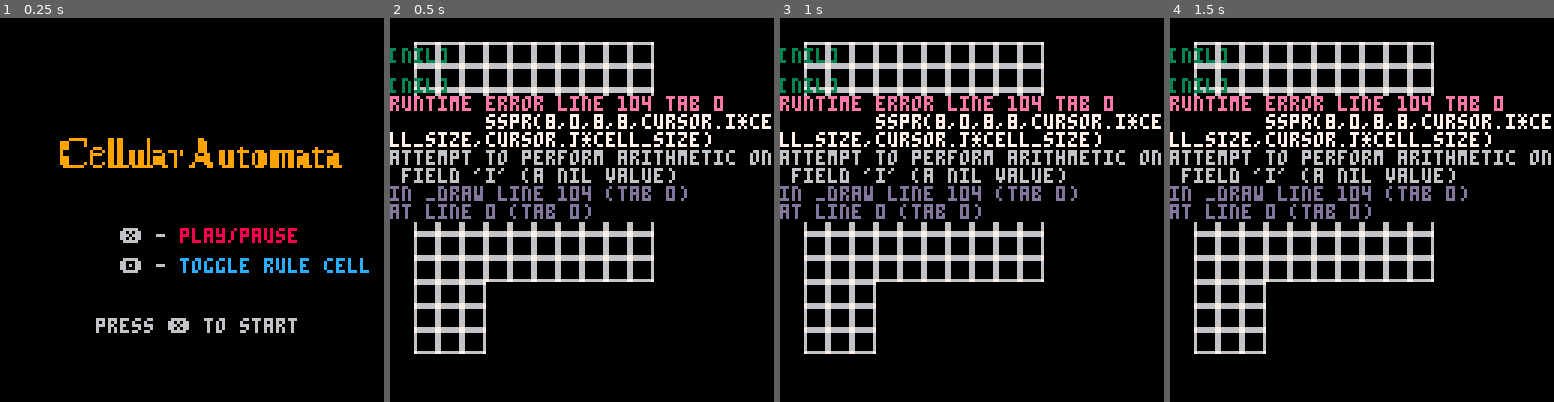
Above: before the commit, frames 1-4 (left to right).
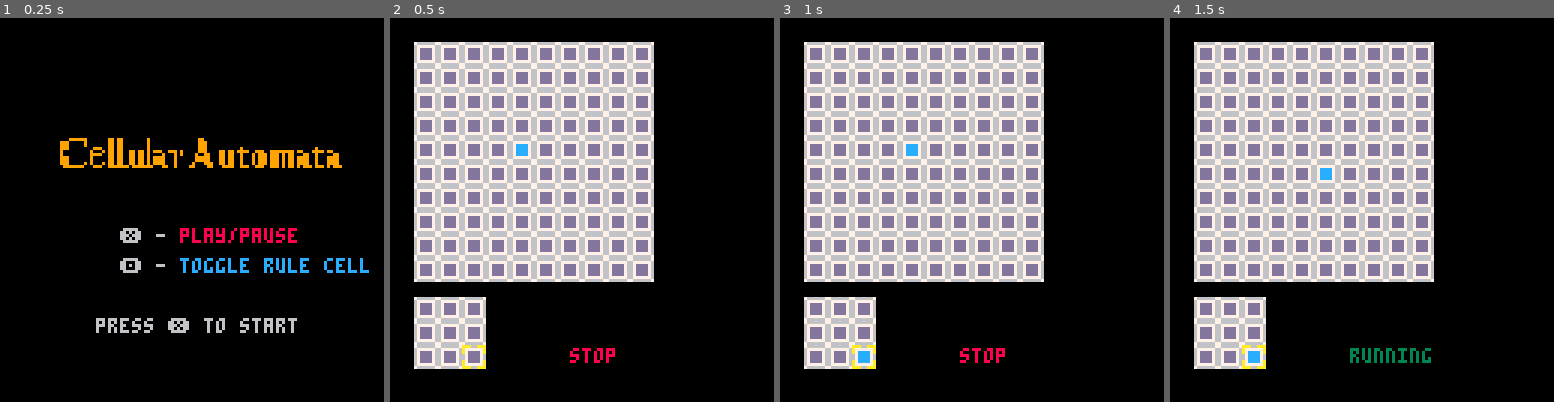
Above: after the commit, the same moments.

Repository: Fraser-Greenlee/pico-8
Game: PICO-8 cartridge cellular automata.p8
The game is run twice, just before and just after one commit, with the same random seed, the same clock (stepped at 60 frames per second) and the same inputs.
Inputs:
- Up to frame 1 (0.25 s): no input
- Up to frame 2 (0.5 s): tap X (X key) at 0.33 s
- Up to frame 3 (1 s): tap O (Z key) at 0.7 s
- Up to frame 4 (1.5 s): tap X (X key) at 1.07 s

Frame 1 is identical in both runs. In frame 2, 36% of the frame differs, in the area x 0-100%, y 7-92%; in frame 3, 36%; in frame 4, 36%.
Error before the commit: runtime error line 104 tab 0; sspr(8,0,8,8,cursor.i*cell_size,cursor.j*cell_size); attempt to perform arithmetic on field 'i' (a nil value)

Commit message:
basic patterns working

Diff:
--- a/cellular automata.p8
+++ b/cellular automata.p8
@@ -24,32 +24,26 @@
 
 update_time=0
 grid_is_running = false
-grid_is_paused = false
-frames_per_grid_update=1
+frames_per_grid_update=15
 state_grid_size=10
 state_grid=empty_grid(state_grid_size)
--- make starting level state
-state_grid[5][5]=1
---
 new_state_grid={}
 rule_grid_config = {
     size=3,
     x=0,y=10
 }
 rule_grid=empty_grid(rule_grid_config.size)
+assert(#rule_grid%2==1) --rule grid must have an odd number length
+rule_grid_mid_cell=(#rule_grid+1)/2
 cell_size=8
 cursor={i=0,j=0}
 
 function draw_grid(grid, x_offset, y_offset)
     for i=1,#grid do
         for j=1,#grid[0] do
-            if grid[i][j]==0 then --none
-                spr(4,i*cell_size+x_offset,j*cell_size+y_offset)
-            elseif state_grid[i][j]%2==0 then --recent state
-                state_grid[i][j]=0
+            if grid[i][j]==0 then --inactive state
                 spr(2,i*cell_size+x_offset,j*cell_size+y_offset)
-            elseif state_grid[i][j]%2==1 then --active state
-                state_grid[i][j]=1
+            elseif grid[i][j]==1 then --active state
                 spr(3,i*cell_size+x_offset,j*cell_size+y_offset)
             end
         end
@@ -57,20 +51,20 @@
 end
 
 function inc_state_cell(i, j)
-    if i>=1 and j>=1 and i<=grid_size and j<=grid_size then
+    if i>=1 and j>=1 and i<=state_grid_size and j<=state_grid_size then
         if state_grid[i][j]==1 then
+            new_state_grid[i][j]=0
+        else
             new_state_grid[i][j]=1
-        else
-            new_state_grid[i][j]=0
         end
     end
 end
 
 function apply_rule_to_cell(i, j)
-    for im=-1,1 do
-        for jm=-1,1 do
-            if rule_grid[im][jm] then
-                inc_state_cell(i+im, j+jm)
+    for im=1,#rule_grid do
+        for jm=1,#rule_grid[im] do
+            if rule_grid[im][jm]==1 then
+                inc_state_cell(i+im-rule_grid_mid_cell, j+jm-rule_grid_mid_cell)
             end
         end
     end
@@ -80,16 +74,12 @@
     new_state_grid = empty_grid(state_grid_size)
     for i=1,#new_state_grid do
         for j=1,#new_state_grid[0] do
-            if state_grid[i][j] == 1 then
+            if state_grid[i][j]==1 then
                 apply_rule_to_cell(i, j)
             end
         end
     end
     state_grid = new_state_grid
-end
-
-function show_title()
-    sspr(0,16,80,8,20,40,100,10)
 end
 
 function _init()
@@ -100,13 +90,18 @@
     cls()
     if in_game then
         draw_grid(state_grid, 0, 0)
-        draw_grid(rule_grid, 0, cell_size*#state_grid)
+        local rule_grid_offset = 5+cell_size*#state_grid
+        draw_grid(rule_grid, 0, rule_grid_offset)
         -- draw cursor
-        print(cursor.i, 0, 10, 3)
-        print(cursor.j, 0, 20, 3)
-        sspr(8,0,8,8,cursor.i*cell_size,cursor.j*cell_size)
+        sspr(8,0,8,8,cursor.i*cell_size,cursor.j*cell_size+rule_grid_offset)
+        if grid_is_running then
+            print('running', 60, 110, 3)
+        else
+            print('stop', 60, 110, 8)
+        end
     else
-        show_title()
+        -- show_title
+        sspr(0,16,80,8,20,40,100,10)
         print('❎ -', 40, 70, 6)
         print('play/pause',60,70,8)
         print('🅾️ -', 40, 80, 6)
@@ -123,17 +118,23 @@
     elseif i > max_val then
         return i-max_val
     end
+    return i
+end
+
+function reset_level()
+    state_grid=empty_grid(state_grid_size)
+    state_grid[5][5]=1
 end
 
 function cursor_controls()
     if btnp(0,0) then
-        cursor.i -= 1
+        cursor.i = cursor.i-1
     elseif btnp(1,0) then
-        cursor.i += 1
+        cursor.i = cursor.i+1
     elseif btnp(2,0) then
-        cursor.j -= 1
+        cursor.j = cursor.j-1
     elseif btnp(3,0) then
-        cursor.j += 1
+        cursor.j = cursor.j+1
     end
     cursor.i = limit_rule_cursor_index(cursor.i, #rule_grid)
     cursor.j = limit_rule_cursor_index(cursor.j, #rule_grid[0])
@@ -141,18 +142,17 @@
         rule_grid[cursor.i][cursor.j]=(rule_grid[cursor.i][cursor.j]+1)%2
         sfx(0)
     elseif btnp(5,0) then
-        if grid_is_running==false then
-            grid_is_running = true
-        elseif grid_is_paused then
-            grid_is_paused = false
+        if grid_is_running then
+            grid_is_running=false
+            reset_level()
         else
-            grid_is_paused = true
+            grid_is_running=true
         end
     end
 end
 
 function game_update()
-    if grid_is_running and grid_is_paused==false and update_time % frames_per_grid_update == 0 then
+    if grid_is_running and update_time%frames_per_grid_update==0 then
         apply_rule()
     end
     cursor_controls()
@@ -162,6 +162,7 @@
     if btnp(4,0) or btnp(5,0) then
         in_game = true
         update_time = 0
+        reset_level()
     end
 end
 
